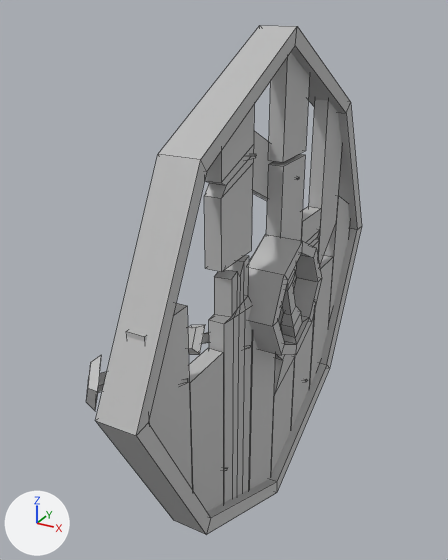
Renders of the FBX model Assets/_Battle4TrainJam/Models/Shields/Shield_Small.fbx from each side of a commit.
Rendered twice from a 50 mm lens placed at (0.544, -1.111, 0.564), pointed at (-0.051, -0.027, 0.022). The lights are fixed; the arrows at lower left show +X, +Y and +Z. Mesh edges are drawn as thin lines. Where no turn or scale is listed for an object, it has been applied to the vertices.

The older version as bpy lines, for what is in view:
```python
me_mesh = bpy.data.meshes.new('Mesh')
me_mesh.from_pydata(...)  # 457 vertices, 417 faces; spans x -0.093..0.098, y -0.533..0.533, z -0.533..0.533
me_mesh.materials.append(mat_lambert1)  # grey #bcbcbc
ob_pcube29 = bpy.data.objects.new('pCube29', me_mesh)
ob_pcube29.location = (0.016, 0.0, 0.0)
```
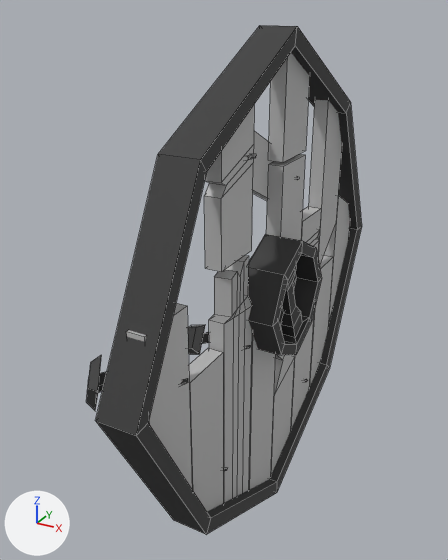
Commit message: Added_Multiple Materials to shield Small

Boxes (x1, y1, x2, y2) around the edits, measured in the pictures (448 x 560 px):
part 1 of me_mesh, recoloured (grey to black): (86, 26, 362, 534) in both

The change in detail:
Material 'Metal' (mat_metal) is new.
Its base color is (0.04, 0.04, 0.04) (black #383838).
Its roughness is 0.749.
me_mesh has 457 vertices, 417 faces and spans x -0.093..0.098, y -0.533..0.533, z -0.533..0.533.
me_mesh is used by ob_pcube29; location (0.016, 0.0, 0.0).
me_mesh part 1: 259 of the faces centred in x -0.086..0.098, y -0.492..0.438, z -0.447..0.447 switch from mat_lambert1 (grey #bcbcbc) to mat_metal (black #383838).
